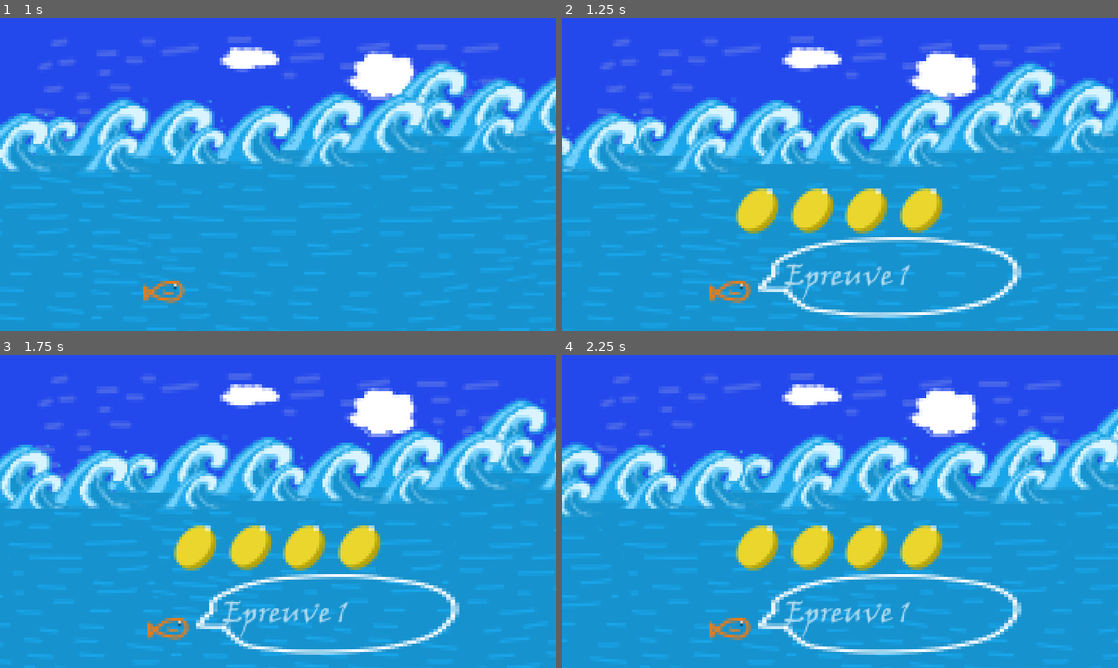
Above: before the commit, frames 1-4 (two rows, left to right).
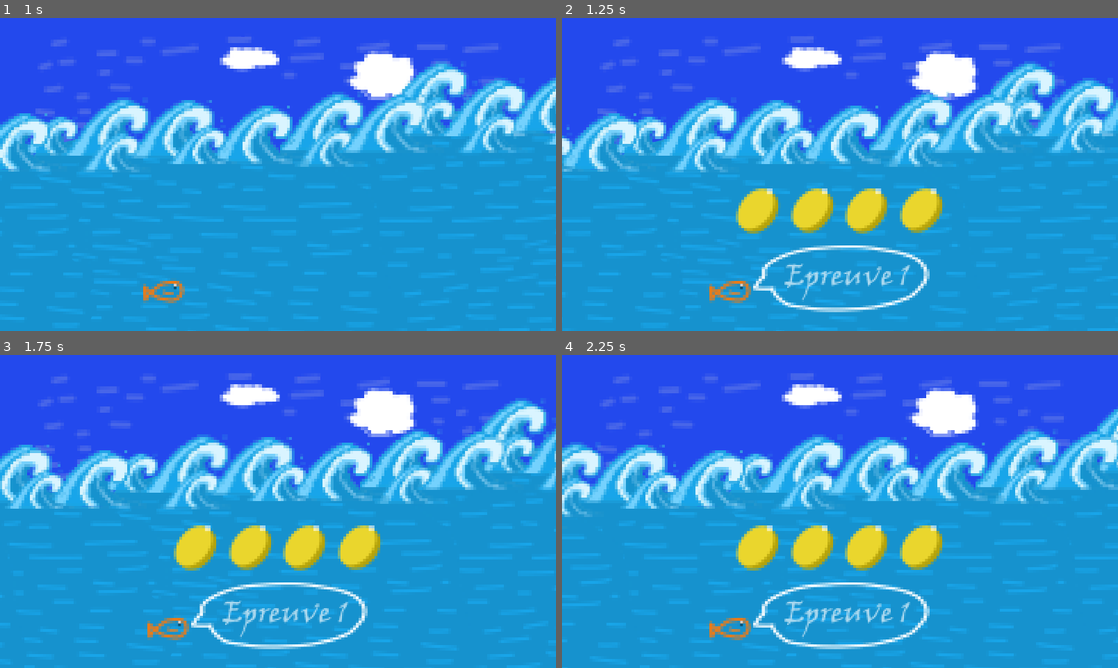
Above: after the commit, the same moments.

Repository: Kira932/godot_jam
Game: Godot game, scene res://scene/transition.tscn
The game is run twice, just before and just after one commit, with the same random seed, the same clock (stepped at 60 frames per second) and the same inputs.
Inputs (mouse positions are in pixels of both pictures, inside the frame that each line leads up to):
- Up to frame 1 (1 s): move the mouse to (400, 158) at 0.52 s; click (400, 158) at 0.6 s
- Up to frame 2 (1.25 s): no input
- Up to frame 3 (1.75 s): move the mouse to (166, 527) at 1.27 s; click (166, 527) at 1.35 s
- Up to frame 4 (2.25 s): move the mouse to (895, 442) at 2.02 s; click (895, 442) at 2.1 s

Frame 1 is identical in both runs. In frame 2, 2.8% of the frame differs, in the area x 34-83%, y 70-96%; in frame 3, 2.8%; in frame 4, 2.8%.

Commit message:
Transition mort fixed

Diff:
--- a/scene/transition.tscn
+++ b/scene/transition.tscn
@@ -202,6 +202,18 @@
 "update": 1,
 "values": [false]
 }
+tracks/15/type = "value"
+tracks/15/imported = false
+tracks/15/enabled = true
+tracks/15/path = NodePath("../TextBubble2:visible")
+tracks/15/interp = 1
+tracks/15/loop_wrap = true
+tracks/15/keys = {
+"times": PackedFloat32Array(0),
+"transitions": PackedFloat32Array(1),
+"update": 1,
+"values": [false]
+}
 
 [sub_resource type="Animation" id="Animation_khi3x"]
 resource_name = "TransitionDeath"
@@ -233,31 +245,31 @@
 tracks/2/type = "value"
 tracks/2/imported = false
 tracks/2/enabled = true
-tracks/2/path = NodePath("../TextBubble:visible")
-tracks/2/interp = 1
-tracks/2/loop_wrap = true
-tracks/2/keys = {
-"times": PackedFloat32Array(0, 1, 4, 5),
-"transitions": PackedFloat32Array(1, 1, 1, 1),
-"update": 1,
-"values": [false, true, false, false]
-}
-tracks/3/type = "value"
-tracks/3/imported = false
-tracks/3/enabled = true
-tracks/3/path = NodePath("../Transition:position")
-tracks/3/interp = 1
-tracks/3/loop_wrap = true
-tracks/3/keys = {
+tracks/2/path = NodePath("../Transition:position")
+tracks/2/interp = 1
+tracks/2/loop_wrap = true
+tracks/2/keys = {
 "times": PackedFloat32Array(0, 0.3, 1, 4, 4.2, 5),
 "transitions": PackedFloat32Array(1, 1, 1, 1, 1, 1),
 "update": 0,
 "values": [Vector2(-934, 5), Vector2(-20, 9), Vector2(14, -14), Vector2(14, -14), Vector2(14, -14), Vector2(2040, -6)]
+}
+tracks/3/type = "value"
+tracks/3/imported = false
+tracks/3/enabled = true
+tracks/3/path = NodePath("../GameOver:visible")
+tracks/3/interp = 1
+tracks/3/loop_wrap = true
+tracks/3/keys = {
+"times": PackedFloat32Array(0, 1, 4),
+"transitions": PackedFloat32Array(1, 1, 1),
+"update": 1,
+"values": [false, true, false]
 }
 tracks/4/type = "value"
 tracks/4/imported = false
 tracks/4/enabled = true
-tracks/4/path = NodePath("../GameOver:visible")
+tracks/4/path = NodePath("../TextBubble2:visible")
 tracks/4/interp = 1
 tracks/4/loop_wrap = true
 tracks/4/keys = {
@@ -1431,6 +1443,13 @@
 [node name="TextBubble" type="Sprite2D" parent="."]
 visible = false
 z_index = 2
+position = Vector2(-0.49999, 359.5)
+scale = Vector2(0.665591, 0.55)
+texture = ExtResource("4_8501b")
+
+[node name="TextBubble2" type="Sprite2D" parent="."]
+visible = false
+z_index = 2
 position = Vector2(164, 355.106)
 scale = Vector2(0.993548, 0.667172)
 texture = ExtResource("4_8501b")
